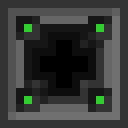
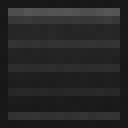
Layer changes from the first 128x128 image to the second:
showed group "effects" (14 layers) over [left=0, top=0, right=128, bottom=128]
hid group "tansposer" (7 layers) over [left=0, top=0, right=128, bottom=128]
showed group "rack" (10 layers) over [left=0, top=0, right=128, bottom=128]
added layer "front" (4th of 7, in "rack") in group "rack" over [left=8, top=8, right=120, bottom=120]
